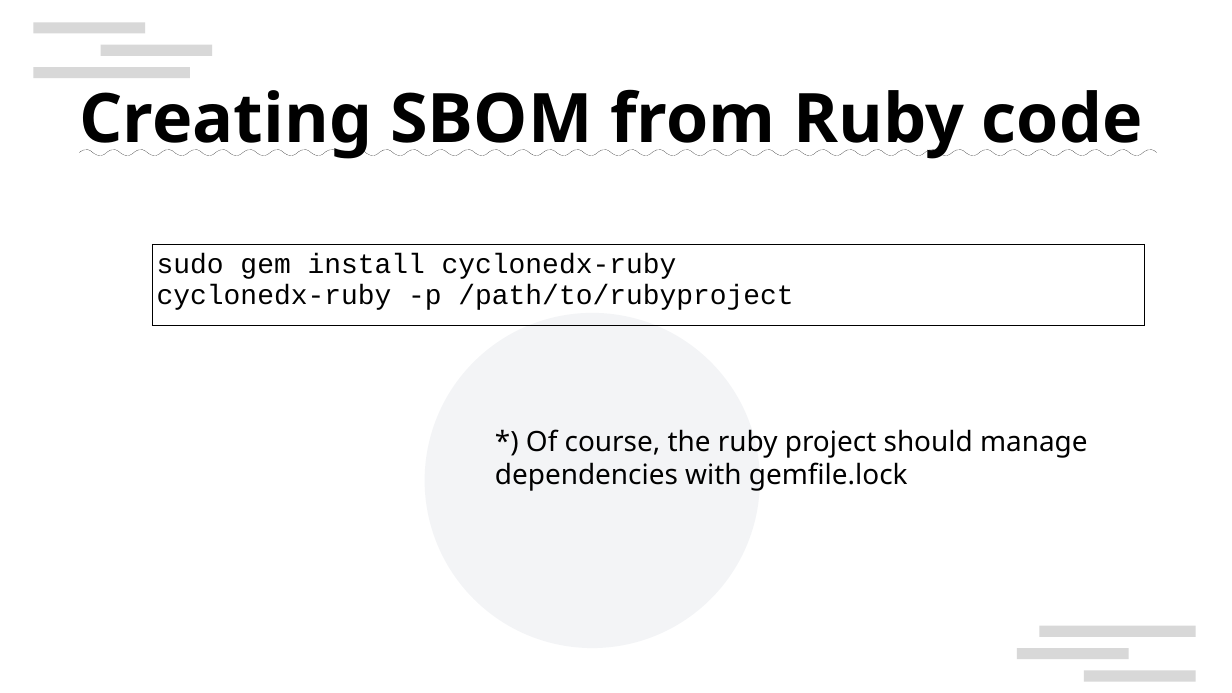
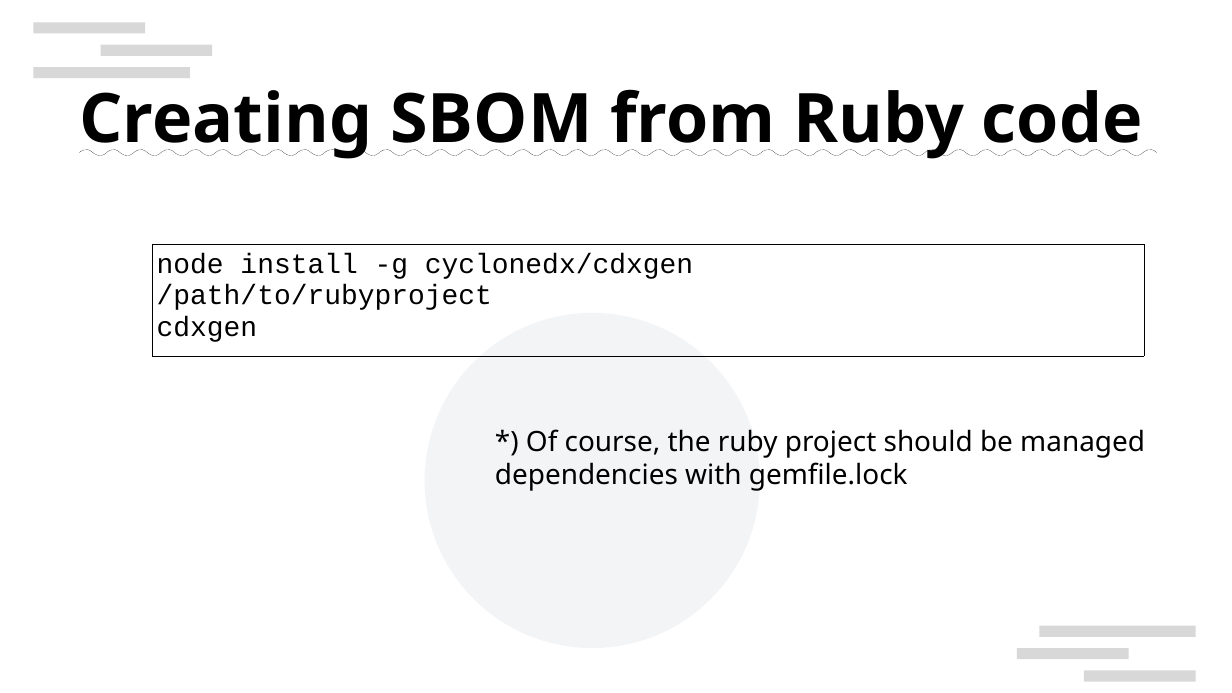
Before and after one commit to naruoga/presentations, a slide deck: slide 19 of COSCUP2024_SupplyChainIssue.odp (slide 17 before the commit). Drawn at 1232x693 pixels with LibreOffice and Linux fonts; fonts in the diff are those of the drawing; background and template pictures are left out. Boxes give left, top, right and bottom in pixels: in the first picture for what was removed or moved away, otherwise in the second. Text is boxed around its words. In the diff, an @@ line names an element or a change of style, - is before the commit and + after.

Commit message:
SupplyChainIssue: Update to use cdxgen

```diff
--- a/COSCUP2024_SupplyChainIssue.odp
+++ b/COSCUP2024_SupplyChainIssue.odp
@@ table at (x1=152, y1=245, x2=1144, y2=354) @@
-row 1, column 1: sudo gem install cyclonedx-ruby / cyclonedx-ruby -p /path/to/rubyproject
+row 1, column 1: node install -g cyclonedx/cdxgen / /path/to/rubyproject / cdxgen
@@ text at (x1=495, y1=429, x2=1145, y2=491): text changed @@
-*) Of course, the ruby project should manage dependencies with gemfile.lock
+*) Of course, the ruby project should be managed dependencies with gemfile.lock
```
Also in this commit, not shown: 1 other slide changed, 3 slides added.
